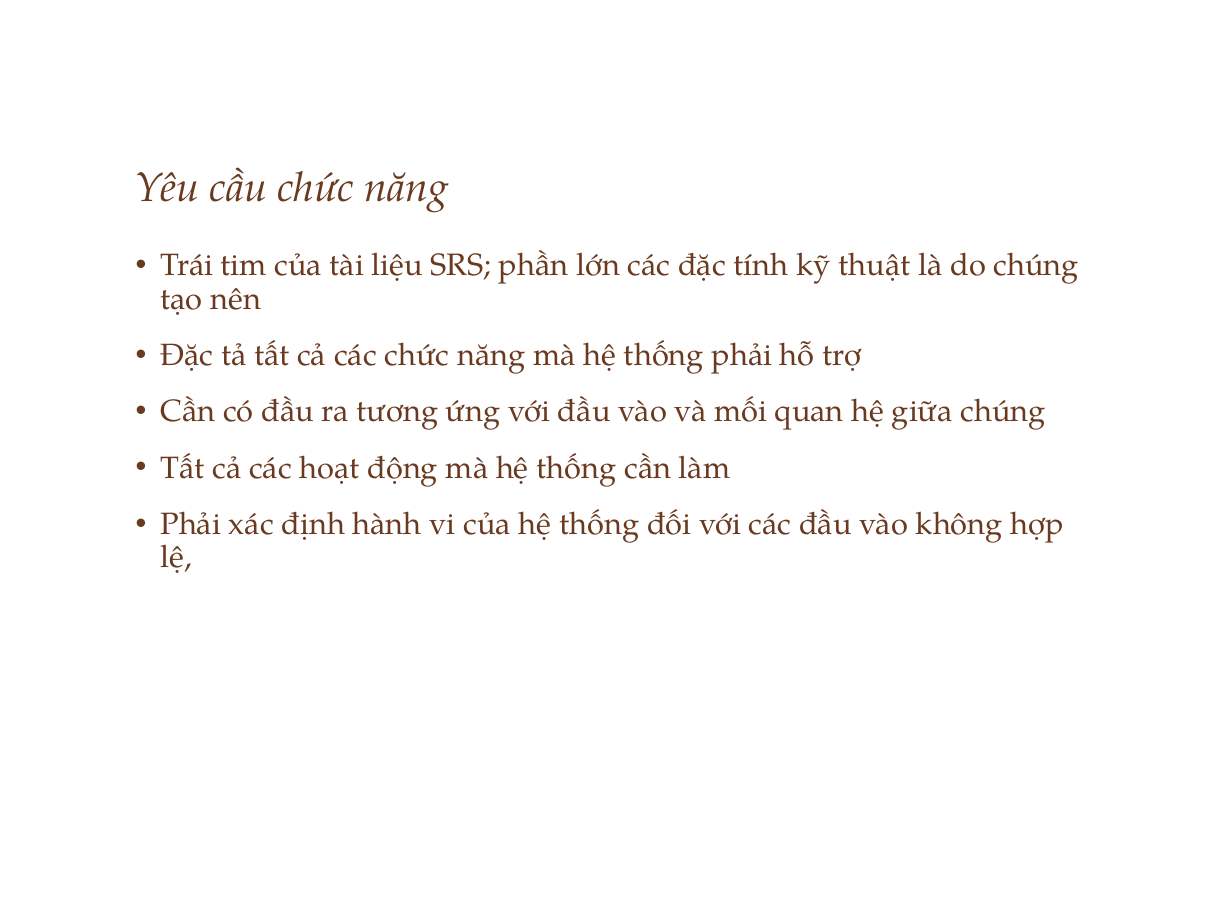
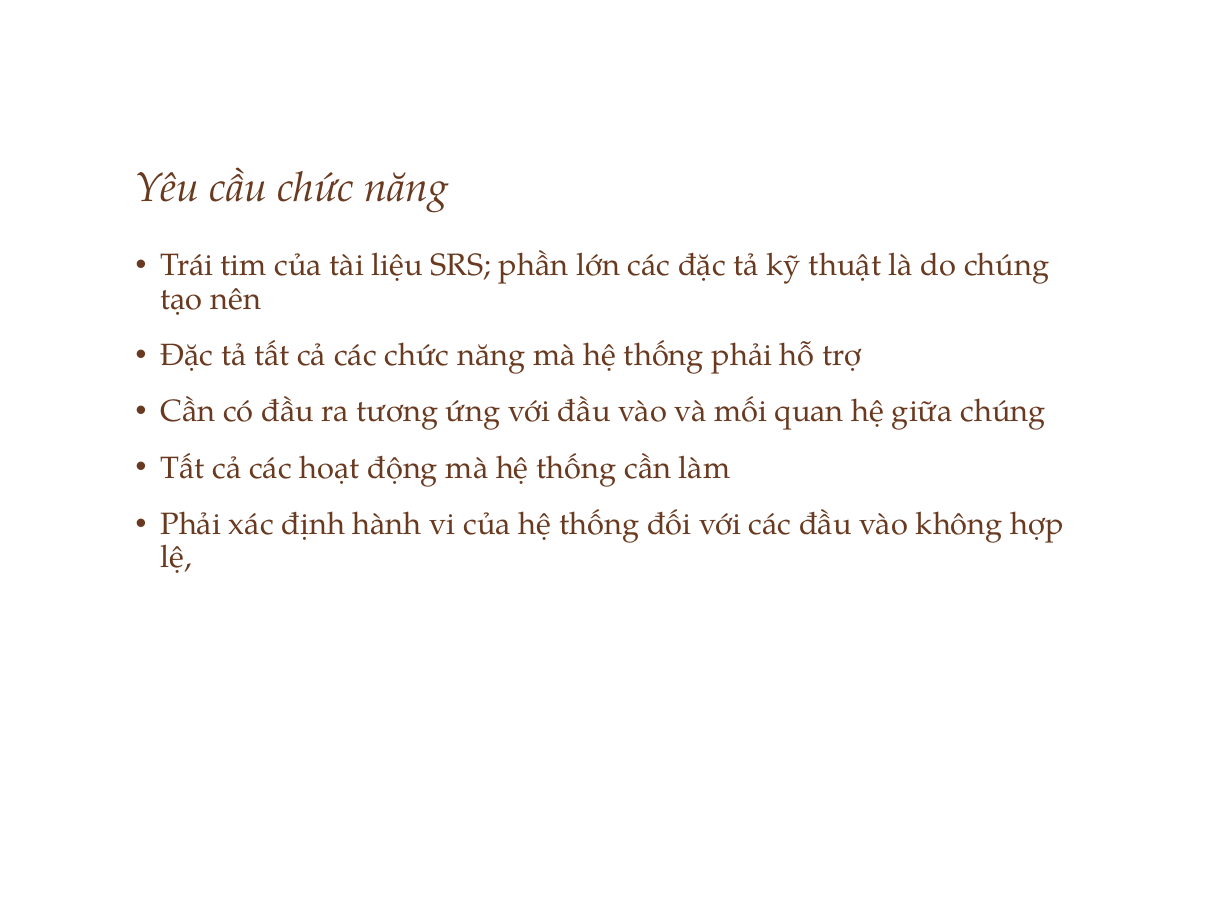
Before and after one commit to ChrisJamison/seminar_cnpm, a slide deck: slide 31 of Seminar/Software Requirement.pptx. Drawn at 1232x924 pixels with LibreOffice and Linux fonts; fonts in the diff are those of the drawing; background and template pictures are left out. Boxes give left, top, right and bottom in pixels: in the first picture for what was removed or moved away, otherwise in the second. Text is boxed around its words. In the diff, an @@ line names an element or a change of style, - is before the commit and + after.

```diff
--- a/Seminar/Software Requirement.pptx
+++ b/Seminar/Software Requirement.pptx
@@ text at [160, 250, 1049, 315]: text changed @@
-• Trái tim của tài liệu SRS; phần lớn các đặc tính kỹ thuật là do chúng tạo nên
+• Trái tim của tài liệu SRS; phần lớn các đặc tả kỹ thuật là do chúng tạo nên
```
Also in this commit, not shown: 14 other slides changed, 7 slides added, 1 slide removed.
